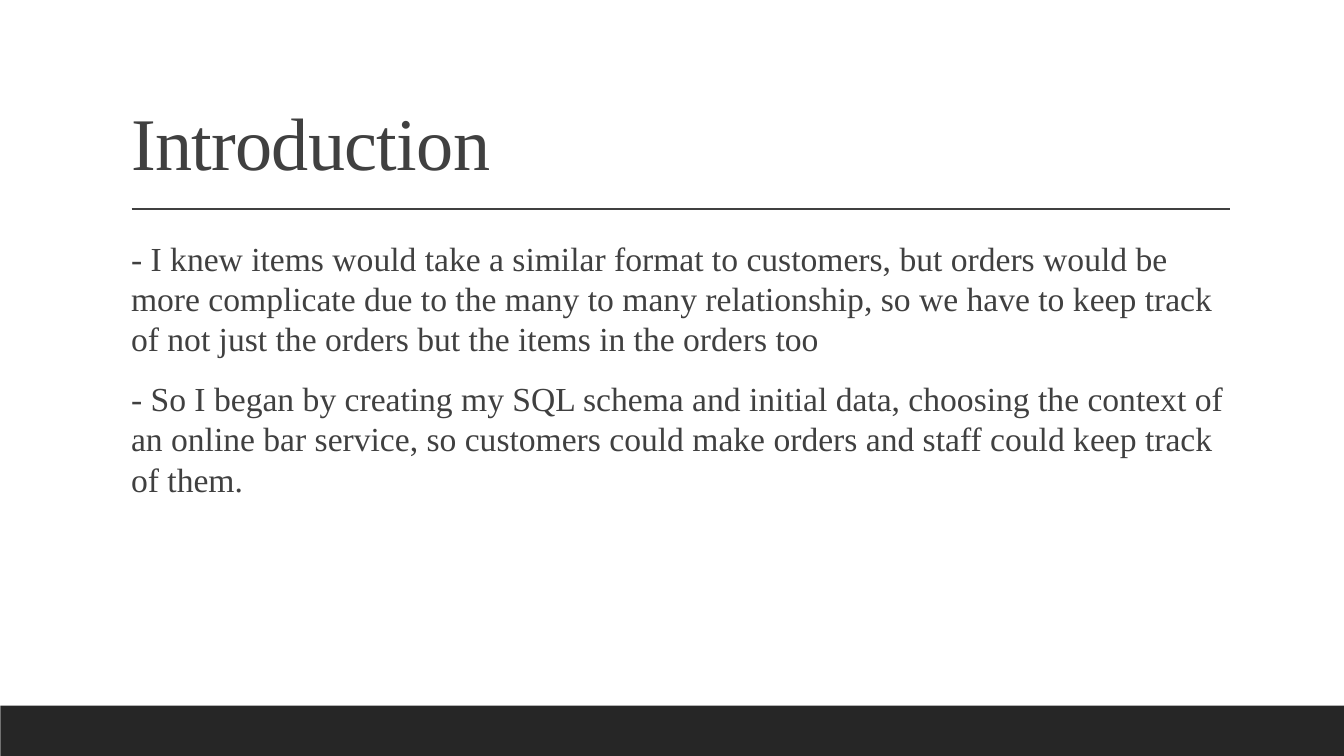
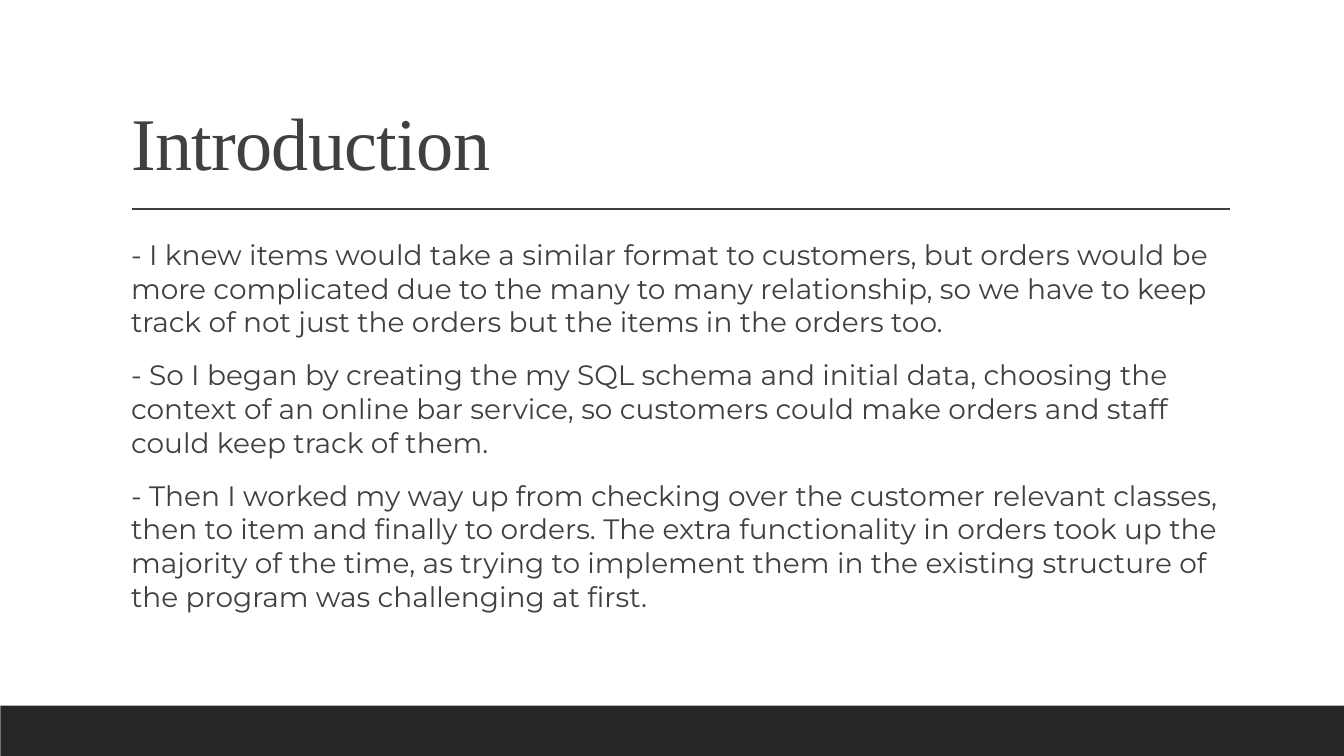
Before and after one commit to jadewfoster/IMS-22JulyEnable3, a slide deck: slide 3 of documentation/Fundamental Project (IMS) Presentation.pptx. Drawn at 1344x756 pixels with LibreOffice and Linux fonts; fonts in the diff are those of the drawing. Boxes give left, top, right and bottom in pixels: in the first picture for what was removed or moved away, otherwise in the second. Text is boxed around its words. In the diff, an @@ line names an element or a change of style, - is before the commit and + after.

Commit message:
Finished presentation slides

```diff
--- a/documentation/Fundamental Project (IMS) Presentation.pptx
+++ b/documentation/Fundamental Project (IMS) Presentation.pptx
@@ text at (131,244,1217,613): text changed; size 24 to 20 pt; font Times New Roman to Montserrat @@
-  - I knew items would take a similar format to customers, but orders would be more complicate due to the many to many relationship, so we have to keep track of not just the orders but the items in the orders too
-  - So I began by creating my SQL schema and initial data, choosing the context of an online bar service, so customers could make orders and staff could keep track of them.
+  - I knew items would take a similar format to customers, but orders would be more complicated due to the many to many relationship, so we have to keep track of not just the orders but the items in the orders too.
+  - So I began by creating the my SQL schema and initial data, choosing the context of an online bar service, so customers could make orders and staff could keep track of them.
+  - Then I worked my way up from checking over the customer relevant classes, then to item and finally to orders. The extra functionality in orders took up the majority of the time, as trying to implement them in the existing structure of the program was challenging at first.
```
Also in this commit, not shown: 8 other slides changed, 15 slides added, 3 slides removed, 8 other files.
